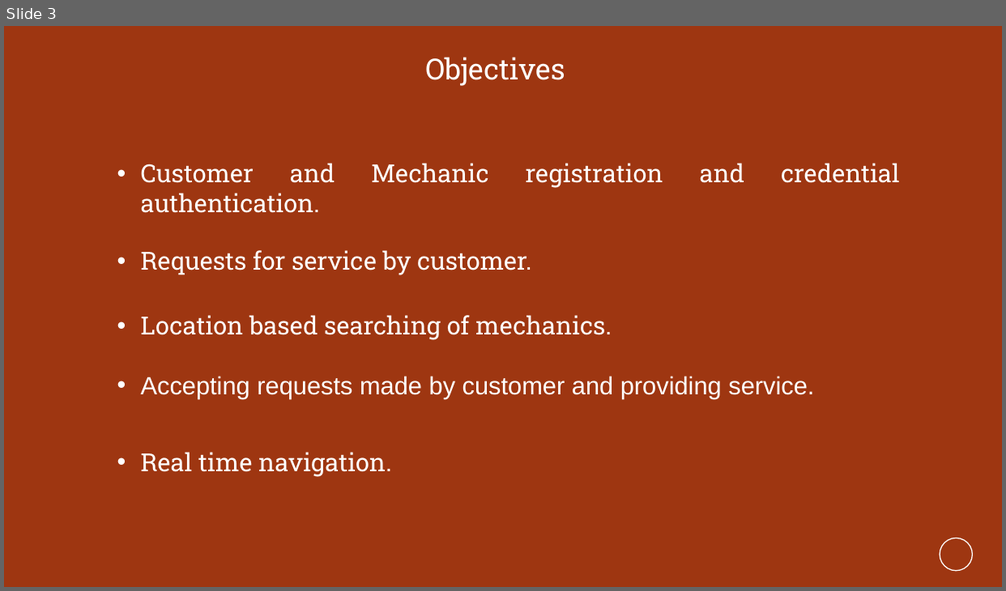
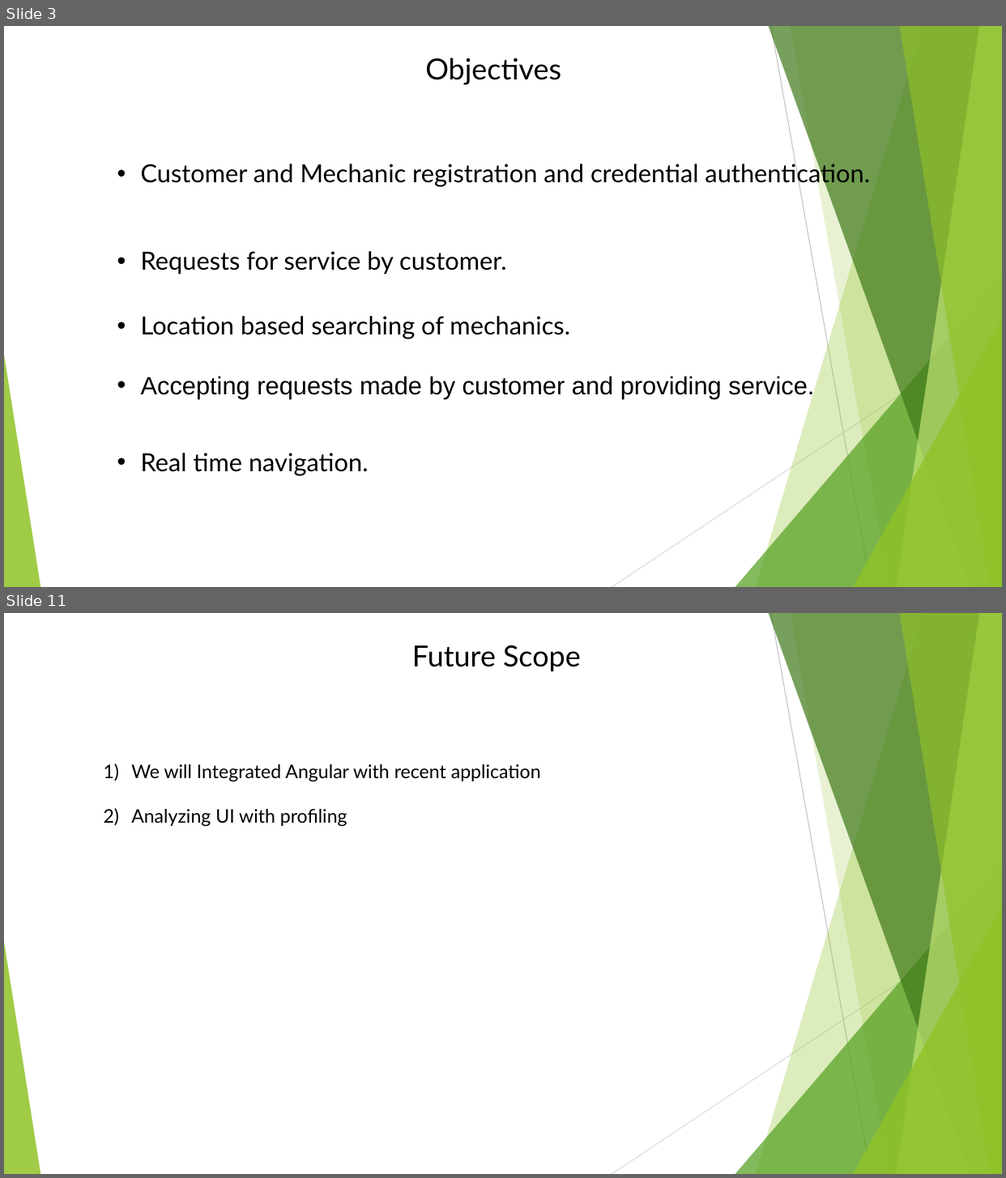
Before and after one commit to sameer-59/ReportContent, a slide deck: On Road PPT.pptx. Shown one above the other, each under a label of ours: slide 3 before the commit, slides 3 and 11 after it; the slides between them are not shown. The pictures are 1006x591 and 1006x1178 pixels, drawn with LibreOffice and Linux fonts; fonts in the diff are those of the drawing; background and template pictures are left out. Boxes give left, top, right and bottom in pixels: in the first picture for what was removed or moved away, otherwise in the second. Text is boxed around its words. In the diff, an @@ line names an element or a change of style, - is before the commit and + after.

```diff
--- a/On Road PPT.pptx
+++ b/On Road PPT.pptx
@@ slide 11 added at <box>4,613,1002,1174</box>, background #FFFFFF; not listed: 10 template elements that a slide beside it also shows @@
@@ text added at <box>412,645,581,671</box>, 28 pt, text #000000 @@
+Future Scope
@@ text added at <box>131,764,541,827</box>, 18 pt, text #000000 @@
+1) We will Integrated Angular with recent application
+2) Analyzing UI with profiling
@@ slide 3 changed as well @@
@@ background #9E3611 to #FFFFFF @@
@@ text "Accepting requests made by customer ..." at <box>141,376,814,399</box>: text colour #FFFFFF to #000000 @@
@@ group added at <box>4,26,1002,587</box>: 5 freeform shapes, 3 triangles, 2 lines @@
@@ font Roboto Slab to Lato, text colour #FFFFFF to #000000 in 5 elements at <box>425,58,561,85</box>, <box>141,161,870,188</box>, <box>141,251,507,275</box>, <box>141,316,570,339</box>, <box>141,453,368,476</box> @@
@@ ellipse removed at <box>940,538,973,571</box> @@
```
Also in this commit, not shown: 2 other slides changed, 7 other slides added.
